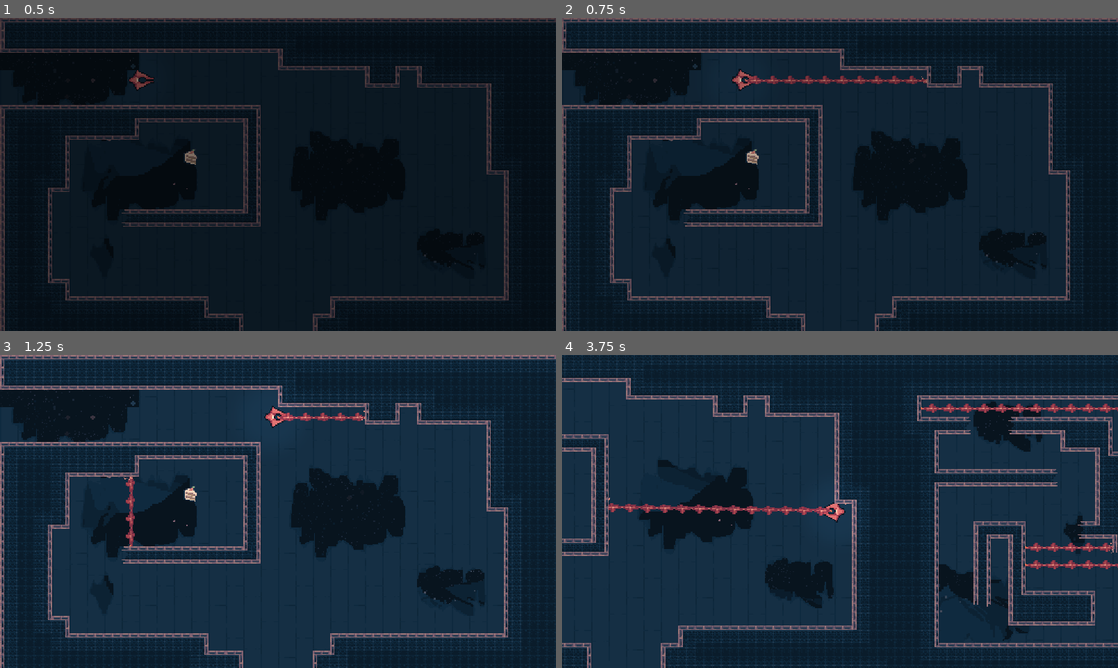
Above: before the commit, frames 1-4 (two rows, left to right).
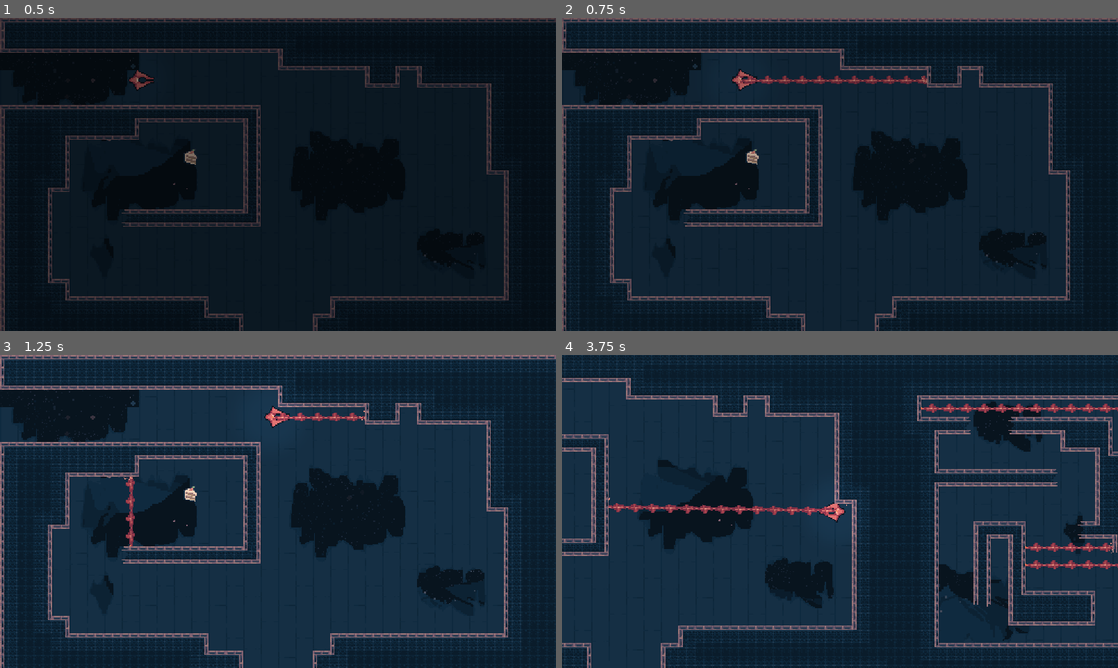
Above: after the commit, the same moments.

Repository: boukew99/godot_wild_jam_34
Game: Godot game, scene res://physics/2d/room/lasers.tscn
Two runs of this game, one before a commit and one after it. Both use one fixed random seed, a clock stepped at 60 frames per second and the inputs below. This scene is started directly instead of the project's main scene.
Inputs (mouse positions are in pixels of both pictures, inside the frame that each line leads up to):
- Up to frame 1 (0.5 s): no input
- Up to frame 2 (0.75 s): move the mouse to (962, 158) at 0.52 s; hold Right (move_right) from 0.53 s (still down); hold Z (laser) from 0.53 s (still down); click (962, 158) at 0.67 s
- Up to frame 3 (1.25 s): keep holding Right (move_right); keep holding Z (laser)
- Up to frame 4 (3.75 s): move the mouse to (728, 527) at 1.27 s; release Right (move_right) at 1.28 s; release Z (laser) at 1.28 s; hold Down (move_down) 1.28-2.03 s; tap V (bomb) at 1.35 s; tap Z (laser) at 1.55, 3.05 s; move the mouse to (895, 442) at 2.02 s; hold Right (move_right) 2.03-2.78 s; hold Z (laser) 2.03-2.78 s; move the mouse to (812, 574) at 2.77 s; hold Up (move_up) 2.78-3.53 s; tap C (nitro) at 2.85 s; click (812, 574) at 2.92 s; move the mouse to (1006, 558) at 3.52 s; hold Left (move_left) from 3.53 s (still down); hold Z (laser) from 3.53 s (still down)

Frame 1 is identical in both runs. In frame 2, 0.5% of the frame differs, in the area x 31-66%, y 18-22%; in frame 3, 0.2%; in frame 4, 0.6%, in the area x 8-52%, y 47-52%.

Commit message:
finite laser

Diff:
--- a/godot_wild_jam_34/physics/2d/component/laser/timed_laser.gd
+++ b/godot_wild_jam_34/physics/2d/component/laser/timed_laser.gd
@@ -9,6 +9,10 @@
 		toggle(true)
 		active_timer.start()
 
+func stop_shoot():
+	toggle(false)
+	active_timer.stop()
+
 func _on_ActiveTimer_timeout():
 	toggle(false)
 	cooldown_timer.start()
--- a/godot_wild_jam_34/physics/2d/game.tscn
+++ b/godot_wild_jam_34/physics/2d/game.tscn
@@ -1292,12 +1292,12 @@
 [connection signal="on_toggle" from="Space/LaserTarget12" to="Space/Door9" method="on_toggle"]
 [connection signal="on_toggle" from="Space/LaserTarget13" to="Space/Door9" method="on_toggle"]
 [connection signal="on_toggle" from="Space/LaserTarget14" to="Space/Door13" method="on_toggle"]
+[connection signal="on_toggle" from="Space/LaserTarget15" to="Space/Door11" method="on_toggle"]
+[connection signal="on_toggle" from="Space/LaserTarget15" to="Space/Door12" method="on_toggle"]
 [connection signal="on_toggle" from="Space/LaserTarget15" to="Space/Door10" method="on_toggle"]
-[connection signal="on_toggle" from="Space/LaserTarget15" to="Space/Door12" method="on_toggle"]
-[connection signal="on_toggle" from="Space/LaserTarget15" to="Space/Door11" method="on_toggle"]
 [connection signal="on_toggle" from="Space/LaserTarget16" to="Space/Highway" method="on_toggle"]
 [connection signal="on_toggle" from="Space/LaserTarget16" to="Space/Door14" method="on_toggle"]
-[connection signal="on_toggle" from="Space/LaserTarget17" to="Space/Door6" method="on_toggle"]
 [connection signal="on_toggle" from="Space/LaserTarget17" to="Space/Door7" method="on_toggle"]
 [connection signal="on_toggle" from="Space/LaserTarget17" to="Space/Door8" method="on_toggle"]
+[connection signal="on_toggle" from="Space/LaserTarget17" to="Space/Door6" method="on_toggle"]
 [connection signal="on_toggle" from="Space/LaserTarget18" to="Space/Door15" method="on_toggle"]
--- a/godot_wild_jam_34/physics/2d/object/player_ship.gd
+++ b/godot_wild_jam_34/physics/2d/object/player_ship.gd
@@ -1,7 +1,7 @@
 extends Steering
 
 export var rotation_accel := 15
-onready var laser = $Laser
+onready var laser = $TimedLaser
 onready var bomb = $BombHatch
 onready var nitro = $Nitro
 onready var engine = $Engine
@@ -17,9 +17,9 @@
 
 func _unhandled_input(event):
 	if event.is_action_pressed("laser"):
-		laser.toggle(true)
+		laser.shoot()
 	elif event.is_action_released("laser"):
-		laser.toggle(false)
+		laser.stop_shoot()
 #
 #	if event.is_action_pressed("bomb"):
 #		bomb.release(velocity)
@@ -35,6 +35,7 @@
 	).clamped(1)
 
 
-onready var sfx = $Laser/AudioStreamPlayer
-func _on_Laser_toggled(active):
+onready var sfx = $TimedLaser/AudioStreamPlayer
+
+func _on_TimedLaser_toggled(active):
 	sfx.play() if active else sfx.stop()
--- a/godot_wild_jam_34/physics/2d/object/player_ship.tscn
+++ b/godot_wild_jam_34/physics/2d/object/player_ship.tscn
@@ -1,7 +1,7 @@
 [gd_scene load_steps=11 format=2]
 
 [ext_resource path="res://visual/spaceship_player.png" type="Texture" id=1]
-[ext_resource path="res://physics/2d/component/laser/laser.tscn" type="PackedScene" id=2]
+[ext_resource path="res://physics/2d/component/laser/timed_laser.tscn" type="PackedScene" id=2]
 [ext_resource path="res://physics/2d/component/bomb_hatch.tscn" type="PackedScene" id=3]
 [ext_resource path="res://physics/2d/object/player_ship.gd" type="Script" id=4]
 [ext_resource path="res://physics/2d/component/nitro.tscn" type="PackedScene" id=5]
@@ -33,12 +33,6 @@
 position = Vector2( 4, 0 )
 texture = ExtResource( 1 )
 
-[node name="Laser" parent="." instance=ExtResource( 2 )]
-position = Vector2( 5, 0 )
-
-[node name="AudioStreamPlayer" type="AudioStreamPlayer" parent="Laser"]
-stream = ExtResource( 8 )
-
 [node name="BombHatch" parent="." instance=ExtResource( 3 )]
 position = Vector2( -6, 0 )
 
@@ -55,4 +49,14 @@
 texture = ExtResource( 9 )
 energy = 0.4
 
-[connection signal="toggled" from="Laser" to="." method="_on_Laser_toggled"]
+[node name="TimedLaser" parent="." instance=ExtResource( 2 )]
+
+[node name="ActiveTimer" parent="TimedLaser" index="2"]
+wait_time = 1.45
+
+[node name="AudioStreamPlayer" type="AudioStreamPlayer" parent="TimedLaser"]
+stream = ExtResource( 8 )
+
+[connection signal="toggled" from="TimedLaser" to="." method="_on_TimedLaser_toggled"]
+
+[editable path="TimedLaser"]
